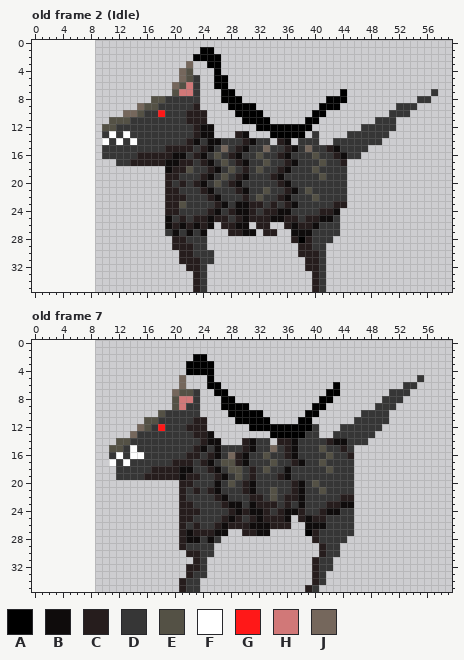
A pixel-art file gets an edit: assets/textures/actors/enemies/dark_beast.ase. The first picture shows the starting point.
51x36 pixels, 8 frames. Shown: old frame 2 (Idle), old frame 7. The old version is drawn lined up with the new one, on the new canvas. The commit also changed other frames, which this record leaves out.
Palette (. is transparent): A #000000  B #0f0c0c  C #261d1d  D #363636  E #545145  F #ffffff  G #ff1818  H #d17878  J #75675c
Pixels before, old frame 2 (Idle), first column x 10:
 1 ..............AA................................
 2 .............AAAA...............................
 3 ............J..AA...............................
 4 ...........JE...A...............................
 5 ...........JED..AA..............................
 6 ..........JEHD..AA..............................
 7 ..........EHHD...AA...............A............D
 8 .......EEDDDDD...AAA............AAA..........DD.
 9 .....JEEDDDDDC....AAAA.........AAA........DDD...
10 ...JJEDDGDDDCCC....AAAA.......AA.........DDD....
11 .EEEDDDDDDDDCCC.....AAAA.....AA........DDD......
12 EEDDDDDDDDDDDCBB......AAAAAAAA.......DDDDD......
13 DFDFDDDDDDDDDCBB...CB...AAAAA.D....DDDDDD.......
14 FDFDFDDDDDDDCBDBBDDDCBDD.CB.DDD..DDDDDDD........
15 DDDDDDDDDCCCCDCBDJDCBDDJDDCBDJDDCBDDDD..........
16 DDDDDCCCCCBBDCBDEDCBDDEDDCBDDDEDDCBDD...........
17 ..DDCCCCCBBCCDCBDEDCBDDEDDCBDDDEDDC.............
18 .........BCCEDDCBDEDCDEDDCBDDDEDDDD.............
19 .........CCDDDCBDEDCBDDDCBDDDDDEDDD.............
20 .........CDCDCBDEDCBDDDDDCBDDDDDDDD.............
21 .........CCDDDCBDDDCBDDEDDCBDEDDDDD.............
22 .........CCCDDDCBDDDCDEDDCBDDDEDDDD.............
23 .........CCEDDDDCBDBBCCDCDCBDDDDDCC.............
24 .........CCDDDDCBDCBBCDCCBBDDDDCCB..............
25 .........BDCDCCBCCDCBCCCBBCCDCCBBD..............
26 .........BCBCBCB.CCBB.CC..CBCCBDDD..............
27 .........DBDBDB...CCBB.CC..BBBDDDD..............
28 ..........CCDDD............CACDDD...............
29 ..........CCCDD.............CCDD................
30 ...........CCDDD............CCCD................
31 ...........CCCDD.............CCD................
32 ............CCD..............CCD................
33 .............CD...............CD................
34 .............CD...............CD................
35 .............CD...............CD................
Pixels before, old frame 7, first column x 11:
 2 ............AA...............................
 3 ...........AAAA..............................
 4 ...........AAAA..............................
 5 ..........J...A.............................D
 6 ..........J...AA................A.........DD.
 7 .........JEED..AA..............AA.......DDD..
 8 .........EHHD...AA............AA.......DDD...
 9 .........EHDD...AAAA.........AA.......DDD....
10 .......EDDDDD....AAAAA......AA......DDDD.....
11 .....EEDDDDDCC....AAAAA....AA......DDDDD.....
12 ....JEDGDDDCCC......AAAAAAAAAD...DDDDDD......
13 ...JDDDDDDDDCCB........AAAAADD..DDDDDD.......
14 .EEDDDDDDDDDDCBB...CBDD.CCBDDDDCBBDDD........
15 EEDFDDDDDDDDCBDBDDDCBDDJDCBDDDEDDCD..........
16 DFDFFDDDDDDCCDCBDJCBDDEDDCBDDDDEDDC..........
17 FDFDDDDDDCCCDCBDEECBDDDEDDCBDDEDDDD..........
18 .DDDDDCCCCBBDDCBDEEDCDEDDBDDDDDEDDD..........
19 .DDDDCCCCCBCCDDCBDEDCDDDCBDDDDDDDDD..........
20 ..........CCDDDBDEDCBDDDDDCBDEDDDDD..........
21 ..........CDCDCBDDDCBDDEDDCBDDEDDDD..........
22 ..........CDDDDCBDDDCCDEDCCBDDDDDCC..........
23 ..........CCDDDDCBBDBCCCDCDBDDDCCBB..........
24 ..........CCCDDDDCBCBBCDCBBCDDCBBDD..........
25 ..........CCDDDDCBCDCBCCCB.CBCCDDDD..........
26 ..........CDCDDCBCCCBBBCCC..BBBDDDD..........
27 ..........CBCCCBB..CCBB.....ACDDDDD..........
28 ..........CBBDBD.............CDDDD...........
29 ..........CDDDD...............CDD............
30 ...........CCDD...............CDD............
31 ............CD...............CDD.............
32 ...........CCD...............CDD.............
33 ...........CDD...............CD..............
34 ..........CDD................CD..............
35 ..........CDD...............CD...............
Once edited:
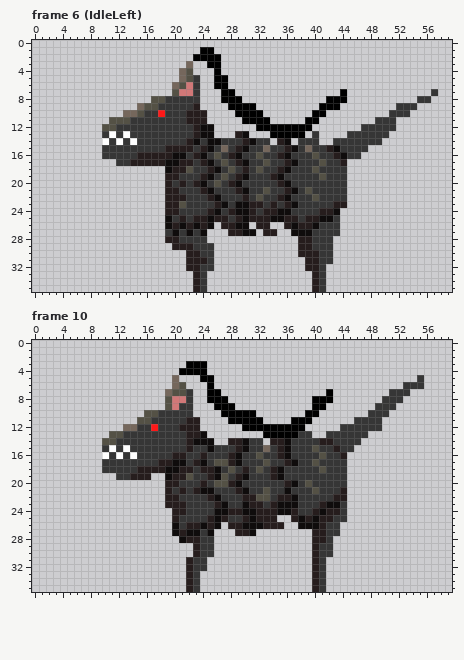
A new or re-ordered frame is compared with the old frame closest to it.
Change:
canvas 51x36 -> 60x36, the old top-left corner now at 9,0
frames 8 -> 12
Changed rows in their new state; - is an unchanged pixel.
Frame 6 (IdleLeft) is new; against old frame 2 (Idle):
first column x 19:
28 C-D---------------.C----
29 ------D----------------D
30 --.-C------------------D
31 --.--C-----------------D
32 ------D-----------------
Frame 10 against old frame 7:
first column x 10:
 2 -------------..-------------------------------
 3 ---------------.------------------------------
 4 -----------A---.------------------------------
 5 ----------J.--A-------------------------------
 6 ----------JE----.----------------.-----------D
 7 ---------JE-D.-A-.---------------.------------
 8 ---------EH-D.-AA-.-----------A---------------
 9 ---------EHD-.--A--..-------------------------
10 ------EED----.---A----.--------------.--------
11 -----E-D----C-.---A----.---A------------.-----
12 ---JJDDGD--C--.-----A--------..---------------
13 -EEDD-------C-B.-------A----D-.-D-----.-------
14 EEDD--------CBB-.-CCBD-.C-BD---C-DD--.--------
15 DFDFD-------CDDBD--CBD-JDCBD--ED-CD-----------
16 F----D----CCDDCDD-CBD-ED-CBD---ED-C.----------
17 DD-D----CCBBDCBDE-CBD--ED-CBD-ED---.----------
18 DD---CC--BBCC-C----DCDEDCBD----ED--.----------
19 ----CC-..B-CED-CBE-CBD--CBD--------.----------
20 ---------CCDD-C-EECBDD----CBDED----.----------
21 ---------CD---BBD--CBD-ED-BDD-ED--C.----------
22 ---------CCD---CBD--C-EEDC-BD----C-.----------
23 ---------CC-D---CBDDBC-D-BBBD--CBBD.----------
24 ----------C-DD--BB-CB-C-CB-CD-CBCC-.----------
25 ----------CDD--CB-DDCBC--..CBCB-C--.----------
26 ----------BDC-BCB.--B--C--.-B--C--..----------
27 ----------B--BDB..-C-B..-----.-C--..----------
28 -----------BCC-D.--------------C-..-----------
29 -----------..C----------------CD-.------------
30 ------------.-----------------CD-.------------
31 ------------CD------------------.-------------
32 -------------D------------------.-------------
33 --------------.-------------------------------
34 -----------.C---------------------------------
35 -----------.C----------------.CD--------------
